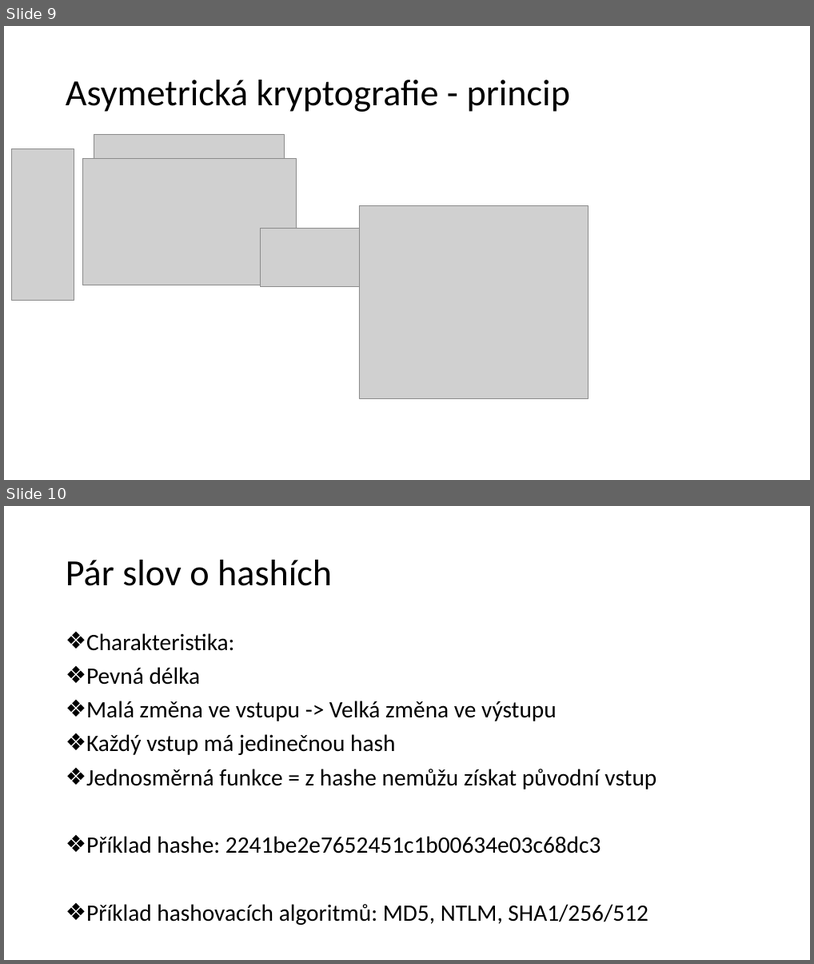
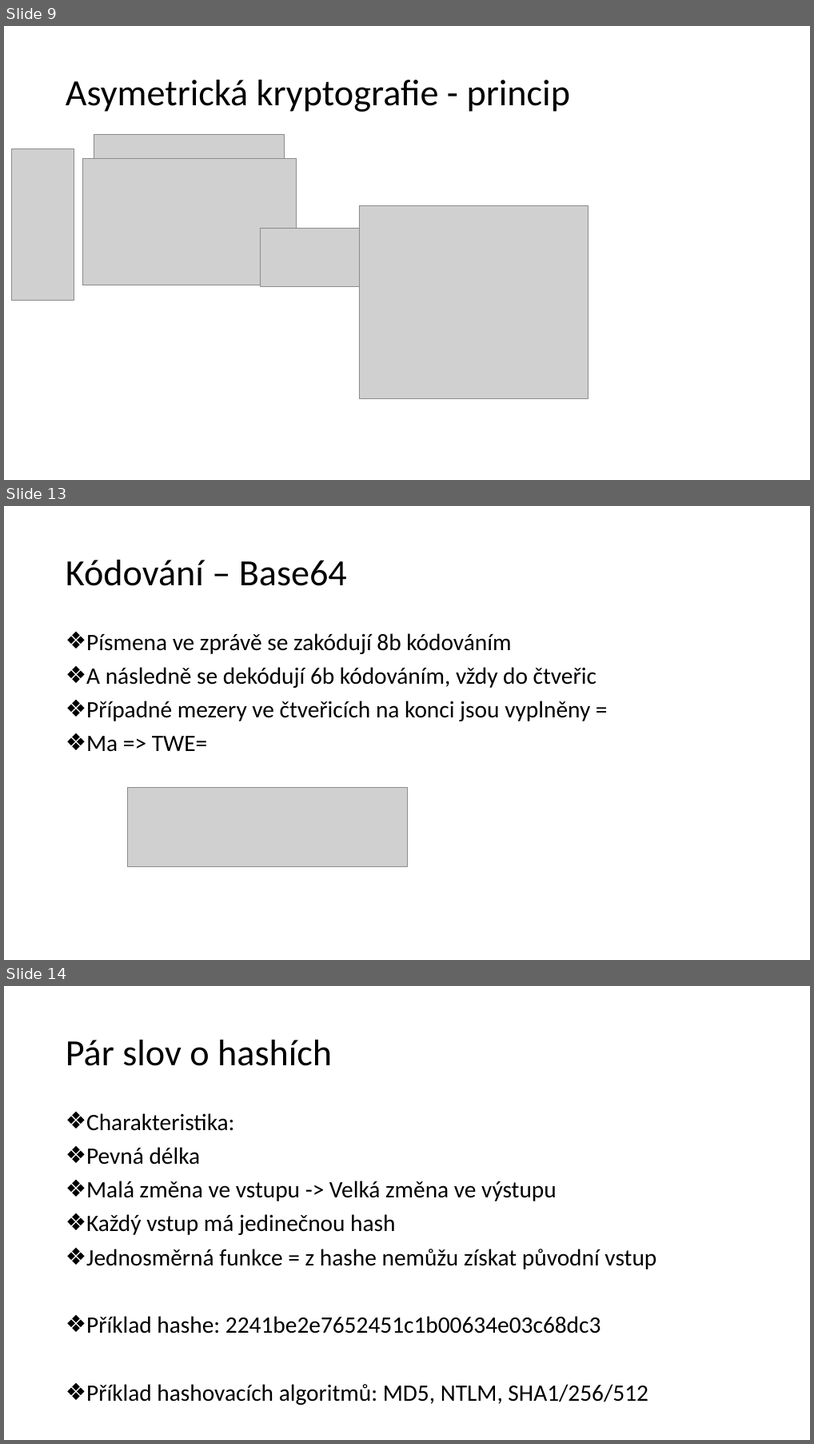
Before and after one commit to Xantus103/Kryptografie-prezentace, a slide deck: zaba.ppsx. Shown one above the other, each under a label of ours: slides 9 and 10 before the commit, slides 9, 13 and 14 after it; the slides between them are not shown. The pictures are 814x964 and 814x1444 pixels, drawn with LibreOffice and Linux fonts; fonts in the diff are those of the drawing; grey boxes stand for pictures; background and template pictures are left out. Boxes give left, top, right and bottom in pixels: in the first picture for what was removed or moved away, otherwise in the second. Text is boxed around its words. In the diff, an @@ line names an element or a change of style, - is before the commit and + after.

```diff
--- a/zaba.ppsx
+++ b/zaba.ppsx
@@ slide 13 added at (x1=4, y1=506, x2=810, y2=960), background picture (left out) @@
@@ title added at (x1=66, y1=560, x2=347, y2=586), 44 pt, text #000000 @@
+Kódování – Base64
@@ text added at (x1=86, y1=633, x2=597, y2=752), 28 pt, text #000000 @@
+❖ Písmena ve zprávě se zakódují 8b kódováním
+❖ A následně se dekódují 6b kódováním, vždy do čtveřic
+❖ Případné mezery ve čtveřicích na konci jsou vyplněny =
+❖ Ma => TWE=
@@ picture added at (x1=127, y1=788, x2=407, y2=866) @@
@@ what was slide 10 is now slide 14 @@
```
Also in this commit, not shown: 1 slide changed, 3 other slides added, 5 other files.
